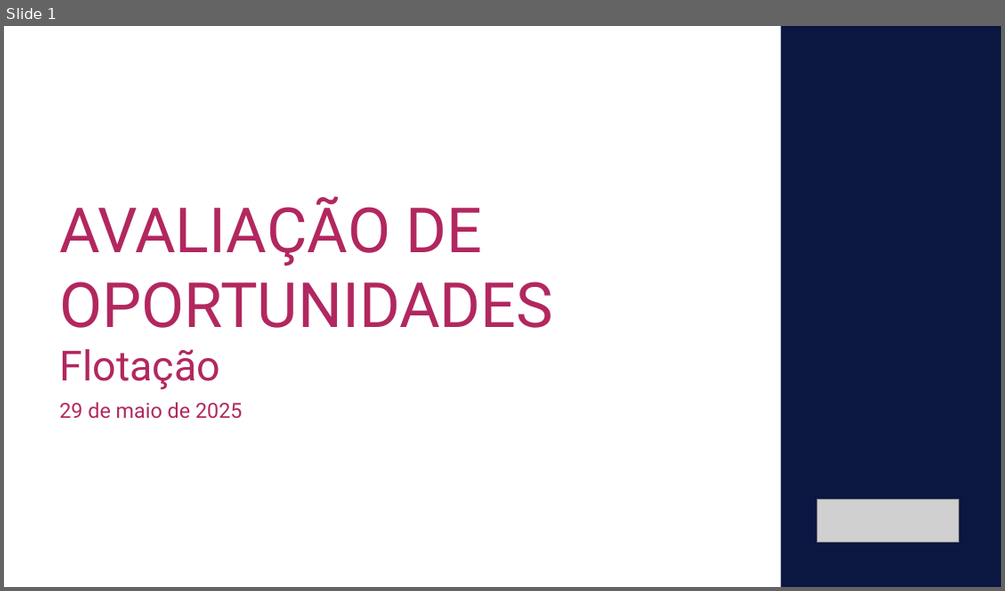
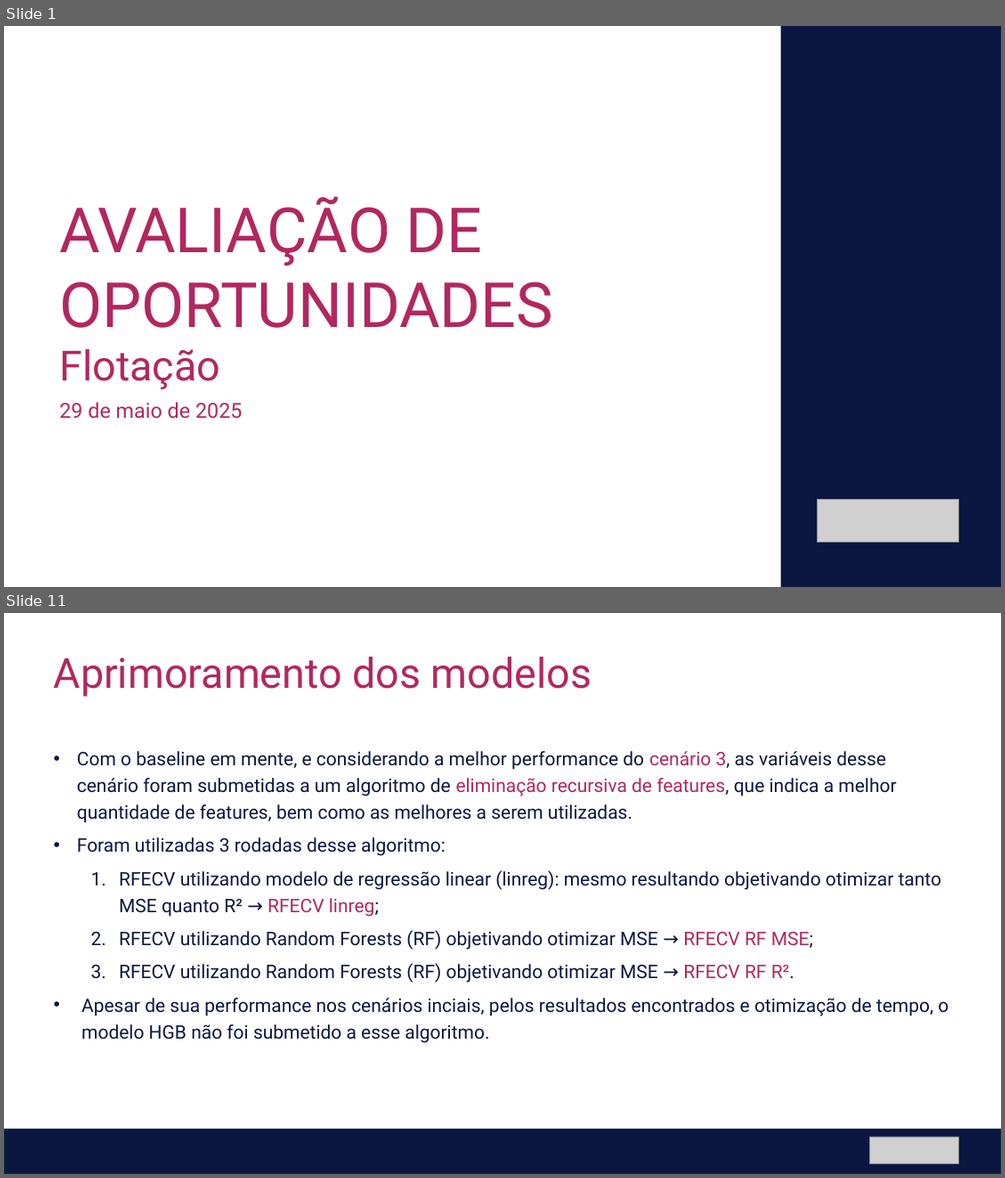
Before and after one commit to matleobor/case-ihm, a slide deck: IHM Stefanini - Análise de Oportunidade - Flotação.pptx. Shown one above the other, each under a label of ours: slide 1 before the commit, slides 1 and 11 after it; the slides between them are not shown. The pictures are 1005x591 and 1005x1178 pixels, drawn with LibreOffice and Linux fonts; fonts in the diff are those of the drawing; grey boxes stand for pictures. Boxes give left, top, right and bottom in pixels: in the first picture for what was removed or moved away, otherwise in the second. Text is boxed around its words. In the diff, an @@ line names an element or a change of style, - is before the commit and + after.

```diff
--- a/IHM Stefanini - Análise de Oportunidade - Flotação.pptx
+++ b/IHM Stefanini - Análise de Oportunidade - Flotação.pptx
@@ slide 11 added at <box>4,613,1001,1174</box>, background #FFFFFF @@
@@ text added at <box>54,657,591,697</box>, 40 pt, text #B2275F @@
+Aprimoramento dos modelos
@@ text added at <box>77,751,948,1043</box>, 18 pt, text #0B1741 @@
+• Com o baseline em mente, e considerando a melhor performance do cenário 3, as variáveis desse cenário foram submetidas a um algoritmo de eliminação recursiva de features, que indica a melhor quantidade de features, bem como as melhores a serem utilizadas.
+• Foram utilizadas 3 rodadas desse algoritmo:
+  1. RFECV utilizando modelo de regressão linear (linreg): mesmo resultando objetivando otimizar tanto MSE quanto R² → RFECV linreg;
+  2. RFECV utilizando Random Forests (RF) objetivando otimizar MSE → RFECV RF MSE;
+  3. RFECV utilizando Random Forests (RF) objetivando otimizar MSE → RFECV RF R².
+• Apesar de sua performance nos cenários inciais, pelos resultados encontrados e otimização de tempo, o modelo HGB não foi submetido a esse algoritmo.
@@ rectangle added at <box>4,1129,1001,1174</box>, fill #0B1741, outline #092A39 1.5 pt @@
@@ picture added at <box>870,1136,959,1163</box> @@
```
Also in this commit, not shown: 1 slide changed, 12 other slides added, 1 other file.
